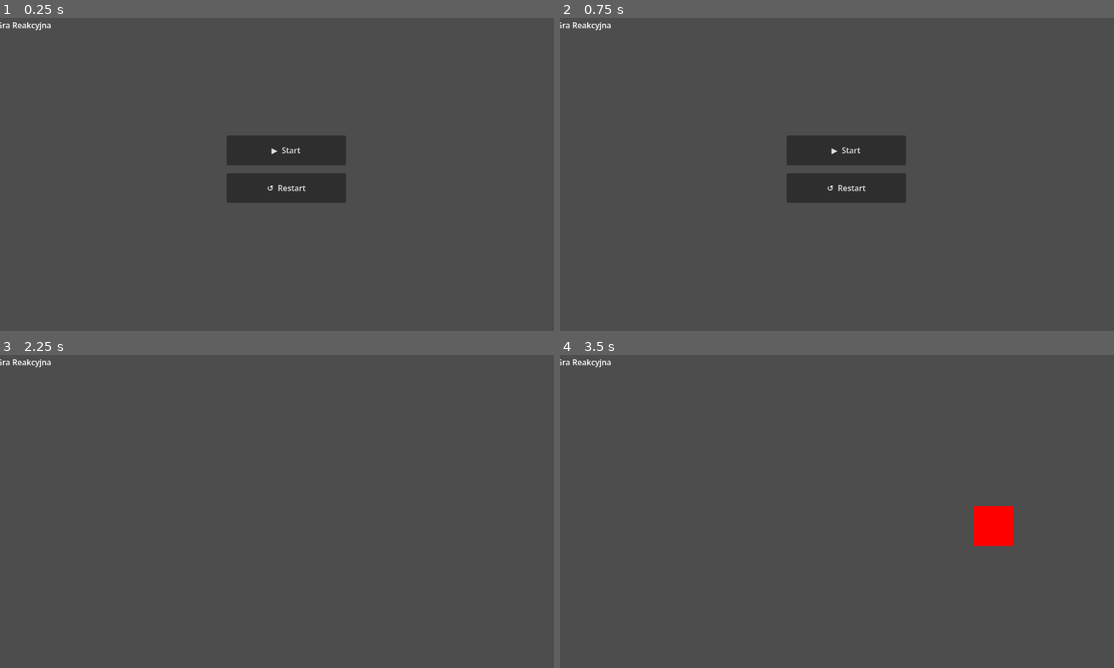
Above: before the commit, frames 1-4 (two rows, left to right).
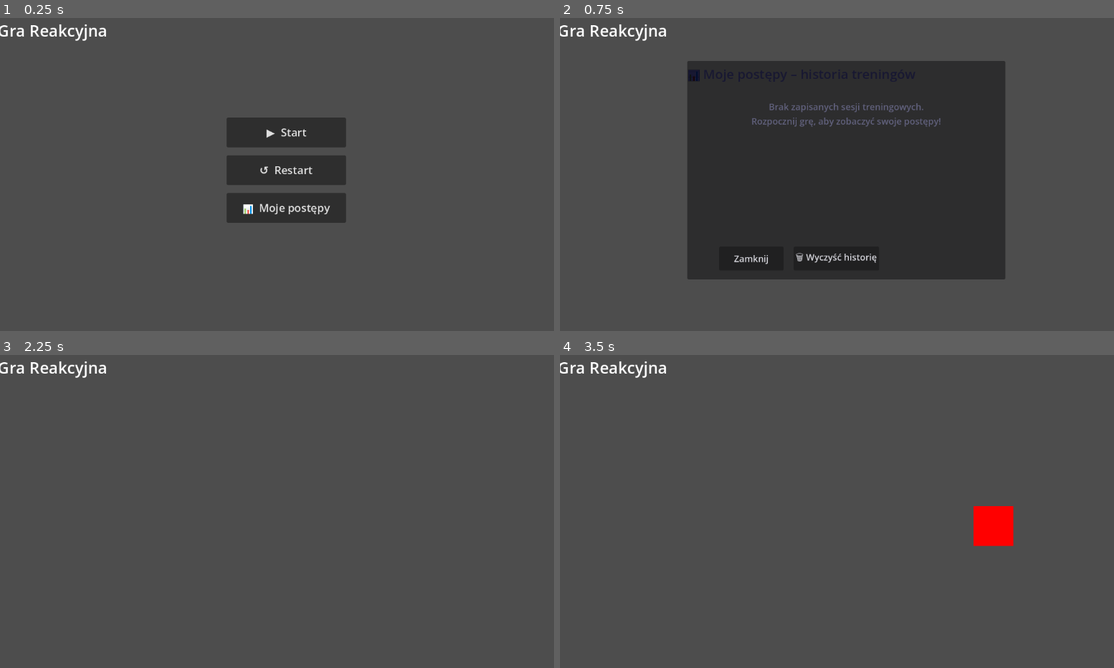
Above: after the commit, the same moments.

Repository: XMefilesX/Rehagame
Game: Godot game, scene res://main.tscn
The game is run twice, just before and just after one commit, with the same random seed, the same clock (stepped at 60 frames per second) and the same inputs.
Inputs (mouse positions are in pixels of both pictures, inside the frame that each line leads up to):
- Up to frame 1 (0.25 s): no input
- Up to frame 2 (0.75 s): click (848, 208) at 0.5 s, where only the run after the commit has a clickable "📊 Moje postępy"
- Up to frame 3 (2.25 s): click (193, 596) at 1.25 s, where only the run after the commit has a clickable "Zamknij"; click "▶ Start" at 2 s
- Up to frame 4 (3.5 s): tap Enter at 2.75, 2.85 s; move the mouse to (969, 489) at 2.77 s; click (969, 489) at 2.92 s

The runs differ from the first frame. In frame 1, 4.5% of the frame differs, in the area x 0-63%, y 1-66%; in frame 2, 36%, in the area x 0-81%, y 1-84%; in frame 3, 0.4%; in frame 4, 0.4%.

Commit message:
Dodano pełny ekran "Moje postępy" z tekstową listą sesji (data, RT, trafienia, punkty, wynik) + stylizacja UI dla dostępności (wysoki kontrast, duże czcionki) + ulepszony warunek wygranej + ruchome cele

Diff:
--- a/main.gd
+++ b/main.gd
@@ -13,6 +13,7 @@
 const SPAWN_MAX_Y: float       = 620.0
 # Próg średniego czasu reakcji decydujący o wygranej (sekundy)
 const WIN_THRESHOLD: float     = 1.0
+const MIN_SCORE_FOR_WIN: int   = 80  # Alternatywny próg punktowy (wymaganie PDF)
 # Punkty za trafienie; bonus za szybką reakcję (poniżej 0.5 s)
 const POINTS_PER_HIT: int      = 10
 const POINTS_BONUS_FAST: int   = 5
@@ -46,6 +47,15 @@
 var session_active: bool = false
 
 # ===========================================================
+# NOWE: dla ekranu "Moje postępy" (wymaganie PDF Etap 6)
+# ===========================================================
+var btn_progress: Button
+var progress_screen: CanvasLayer
+var progress_panel: Panel
+var progress_list: VBoxContainer
+var btn_close_progress: Button
+
+# ===========================================================
 # CYKL ŻYCIA
 # ===========================================================
 func _ready() -> void:
@@ -64,10 +74,22 @@
 	btn_start.pressed.connect(_on_start_pressed)
 	btn_restart.pressed.connect(_on_restart_pressed)
 
+	# Dodaj przycisk "Moje postępy" do menu (tekstowy ekran postępów – wymaganie PDF)
+	btn_progress = Button.new()
+	btn_progress.text = "📊  Moje postępy"
+	btn_progress.custom_minimum_size = Vector2(240, 60)
+	$Menu/VBoxMenuContainer.add_child(btn_progress)
+	btn_progress.pressed.connect(_on_progress_pressed)
+
+	_create_progress_screen()
+	_style_ui()
+
 # ===========================================================
 # MENU
 # ===========================================================
 func _on_start_pressed() -> void:
+	if progress_screen:
+		progress_screen.visible = false
 	menu.visible = false
 	_reset_session_data()
 	session_timer.start()
@@ -121,13 +143,16 @@
 	_show_results()
 
 func _show_results() -> void:
+	if progress_screen:
+		progress_screen.visible = false
 	var average: float = _calculate_average()
 
 	label_sredni.text    = "Średni czas reakcji: %.2f s" % average
 	label_trafienia.text = "Trafienia: %d" % hits
 	label_punkty.text    = "Wynik: %d pkt" % score
 
-	if hits > 0 and average < WIN_THRESHOLD:
+	# Warunek wygranej: niski czas reakcji LUB wysoki wynik punktowy (zgodne z PDF)
+	if (hits > 0 and average < WIN_THRESHOLD) or score >= MIN_SCORE_FOR_WIN:
 		label_wynik.text     = "WYGRAŁEŚ!"
 		label_wynik.modulate = Color.GREEN
 	else:
@@ -197,3 +222,162 @@
 		menu.visible = true
 		btn_start.visible   = true
 		btn_restart.visible = true
+		if progress_screen:
+			progress_screen.visible = false
+
+# ===========================================================
+# NOWE FUNKCJE: EKRAN "MOJE POSTĘPY" (wymaganie PDF – tekstowa lista sesji)
+# ===========================================================
+func _create_progress_screen() -> void:
+	progress_screen = CanvasLayer.new()
+	progress_screen.name = "ProgressScreen"
+	progress_screen.visible = false
+	add_child(progress_screen)
+
+	progress_panel = Panel.new()
+	progress_panel.anchors_preset = 8
+	progress_panel.anchor_left = 0.5
+	progress_panel.anchor_top = 0.5
+	progress_panel.anchor_right = 0.5
+	progress_panel.anchor_bottom = 0.5
+	progress_panel.offset_left = -320.0
+	progress_panel.offset_top = -220.0
+	progress_panel.offset_right = 320.0
+	progress_panel.offset_bottom = 220.0
+	progress_panel.grow_horizontal = 2
+	progress_panel.grow_vertical = 2
+	# Jasne tło panelu dla kontrastu
+	progress_panel.modulate = Color(0.95, 0.95, 0.98, 1)
+	progress_screen.add_child(progress_panel)
+
+	# Tytuł ekranu
+	var title := Label.new()
+	title.text = "📊 Moje postępy – historia treningów"
+	title.horizontal_alignment = HORIZONTAL_ALIGNMENT_CENTER
+	title.set("theme_override_font_sizes/font_size", 26)
+	title.modulate = Color(0.1, 0.1, 0.2, 1)
+	title.offset_top = 8
+	title.offset_bottom = 45
+	title.anchors_preset = 10
+	progress_panel.add_child(title)
+
+	# Kontener przewijany z listą
+	var scroll := ScrollContainer.new()
+	scroll.anchors_preset = 15
+	scroll.anchor_left = 0.04
+	scroll.anchor_top = 0.18
+	scroll.anchor_right = 0.96
+	scroll.anchor_bottom = 0.82
+	scroll.grow_horizontal = 2
+	scroll.grow_vertical = 2
+	progress_panel.add_child(scroll)
+
+	progress_list = VBoxContainer.new()
+	progress_list.size_flags_horizontal = Control.SIZE_EXPAND_FILL
+	progress_list.size_flags_vertical = Control.SIZE_EXPAND_FILL
+	progress_list.add_theme_constant_override("separation", 8)
+	scroll.add_child(progress_list)
+
+	# Przyciski akcji na dole
+	var btn_box := HBoxContainer.new()
+	btn_box.anchors_preset = 12
+	btn_box.anchor_left = 0.1
+	btn_box.anchor_top = 0.85
+	btn_box.anchor_right = 0.9
+	btn_box.anchor_bottom = 0.96
+	btn_box.grow_horizontal = 2
+	btn_box.add_theme_constant_override("separation", 20)
+	progress_panel.add_child(btn_box)
+
+	btn_close_progress = Button.new()
+	btn_close_progress.text = "Zamknij"
+	btn_close_progress.custom_minimum_size = Vector2(130, 45)
+	btn_close_progress.set("theme_override_font_sizes/font_size", 18)
+	btn_close_progress.pressed.connect(_on_close_progress_pressed)
+	btn_box.add_child(btn_close_progress)
+
+	var btn_clear = Button.new()
+	btn_clear.text = "🗑 Wyczyść historię"
+	btn_clear.custom_minimum_size = Vector2(170, 45)
+	btn_clear.set("theme_override_font_sizes/font_size", 18)
+	btn_clear.pressed.connect(_on_clear_progress_pressed)
+	btn_box.add_child(btn_clear)
+
+func _style_ui() -> void:
+	# Wysoki kontrast + duże czcionki dla dostępności (zgodne z PDF)
+	# Tytuł główny
+	if has_node("Tlo/LabelTytul"):
+		var tytul: Label = $Tlo/LabelTytul
+		tytul.set("theme_override_font_sizes/font_size", 32)
+		tytul.modulate = Color.WHITE
+
+	# Etykiety w panelu wyników
+	for lbl in [label_sredni, label_trafienia, label_punkty, label_wynik]:
+		if lbl:
+			lbl.set("theme_override_font_sizes/font_size", 20)
+			lbl.modulate = Color(0.1, 0.1, 0.15, 1)  # ciemny tekst na jasnym panelu
+
+	# Przyciski w menu (w tym nowy)
+	for btn in [btn_start, btn_restart, btn_progress]:
+		if btn:
+			btn.set("theme_override_font_sizes/font_size", 22)
+			btn.modulate = Color.WHITE
+
+func _on_progress_pressed() -> void:
+	if progress_screen:
+		progress_screen.visible = false
+	menu.visible = false
+	_show_progress()
+
+func _show_progress() -> void:
+	# Wyczyść starą listę
+	for child in progress_list.get_children():
+		child.queue_free()
+
+	var sessions: Array = _load_sessions()
+	if sessions.is_empty():
+		var empty := Label.new()
+		empty.text = "Brak zapisanych sesji treningowych.\nRozpocznij grę, aby zobaczyć swoje postępy!"
+		empty.horizontal_alignment = HORIZONTAL_ALIGNMENT_CENTER
+		empty.set("theme_override_font_sizes/font_size", 18)
+		empty.modulate = Color(0.4, 0.4, 0.5, 1)
+		progress_list.add_child(empty)
+	else:
+		# Najnowsze na górze (odwróć tablicę)
+		var sorted := sessions.duplicate()
+		sorted.reverse()
+		var to_show := sorted.slice(0, 12) if sorted.size() > 12 else sorted
+
+		for s in to_show:
+			var entry := Label.new()
+			var date_str: String = String(s.get("date", "brak daty")).substr(0, 16)
+			var rt: float = float(s.get("average_reaction", 0.0))
+			var h: int = int(s.get("hits", 0))
+			var sc: int = int(s.get("score", 0))
+			var is_win: bool = (rt < WIN_THRESHOLD and h > 0) or (sc >= MIN_SCORE_FOR_WIN)
+			var res_str: String = "✅ WYGRANA" if is_win else "❌ PRZEGRANA"
+
+			entry.text = "%s  |  RT: %.2f s  |  Trafienia: %d  |  Punkty: %d  |  %s" % [date_str, rt, h, sc, res_str]
+			entry.set("theme_override_font_sizes/font_size", 15)
+			entry.modulate = Color(0.2, 0.6, 0.3, 1) if is_win else Color(0.7, 0.3, 0.3, 1)
+			progress_list.add_child(entry)
+
+			# Separator
+			var sep := HSeparator.new()
+			sep.modulate = Color(0.7, 0.7, 0.75, 0.6)
+			progress_list.add_child(sep)
+
+	progress_screen.visible = true
+
+func _on_close_progress_pressed() -> void:
+	if progress_screen:
+		progress_screen.visible = false
+	menu.visible = true
+
+func _on_clear_progress_pressed() -> void:
+	var file := FileAccess.open("user://sessions.json", FileAccess.WRITE)
+	if file:
+		file.store_string("[]")
+		file.close()
+	# Odśwież widok
+	_show_progress()
